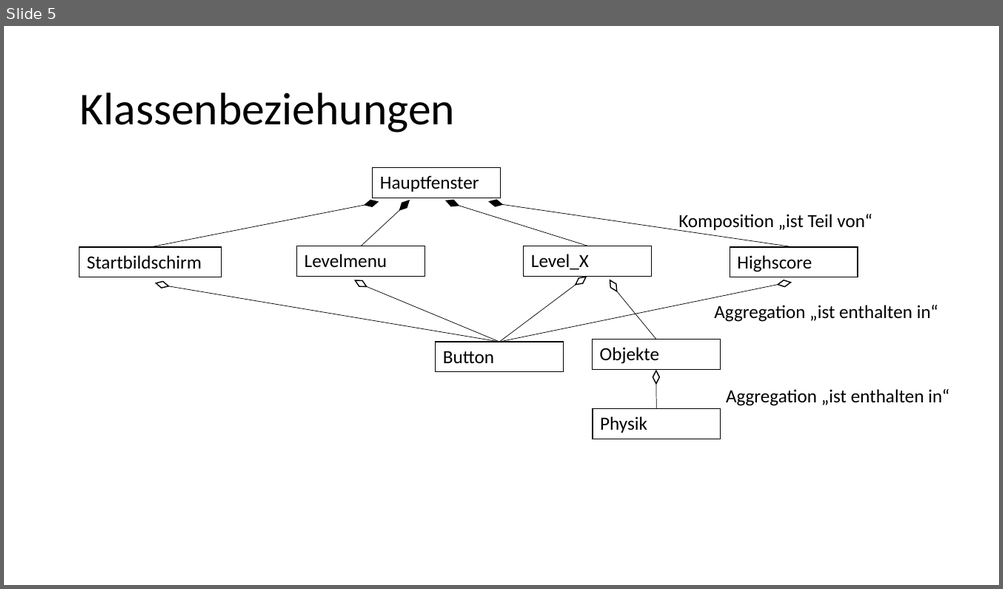
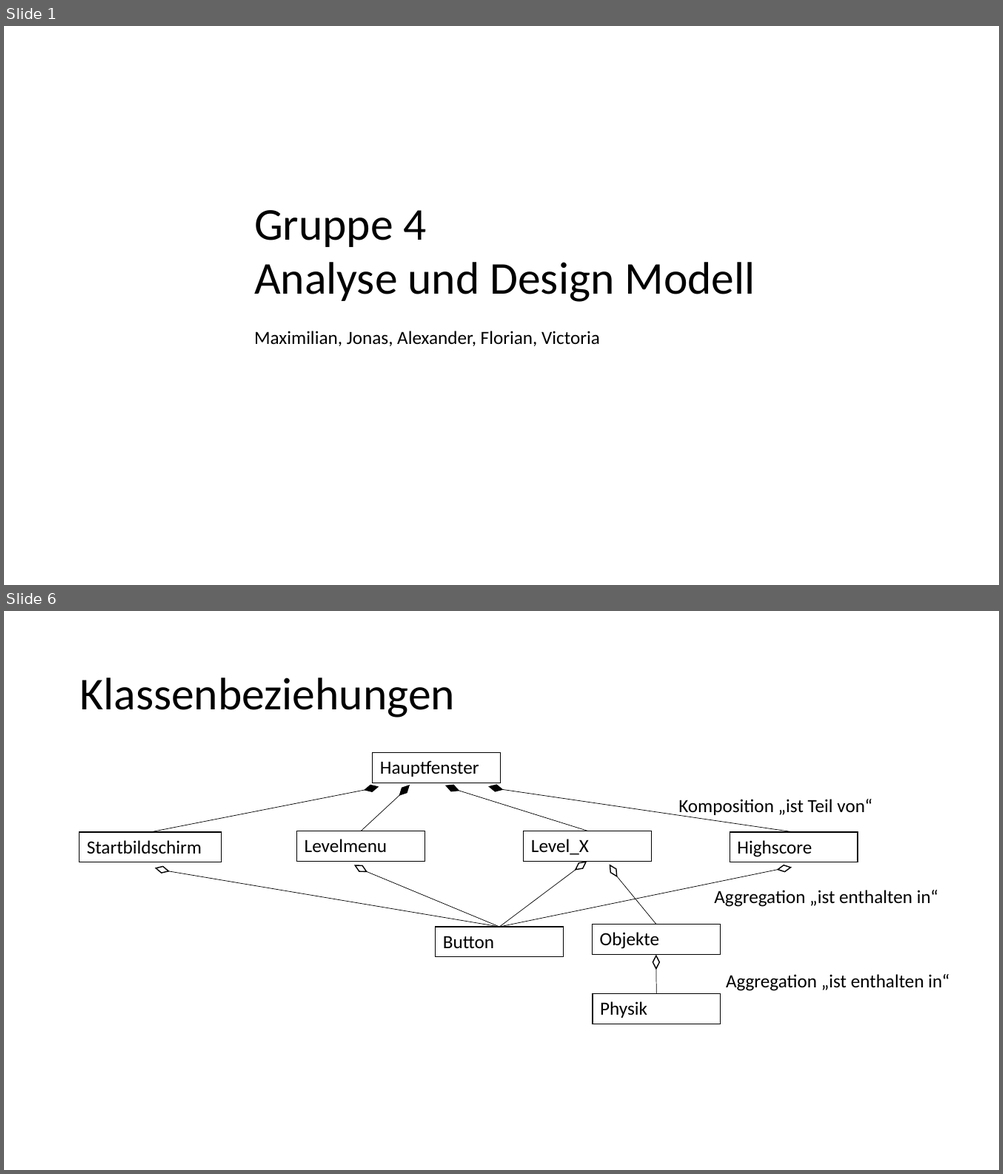
Before and after one commit to jonnyyx/Hole-in-One, a slide deck: BallFall.pptx. Shown one above the other, each under a label of ours: slide 5 before the commit, slides 1 and 6 after it; the slides between them are not shown. The pictures are 1003x589 and 1003x1174 pixels, drawn with LibreOffice and Linux fonts; fonts in the diff are those of the drawing. Boxes give left, top, right and bottom in pixels: in the first picture for what was removed or moved away, otherwise in the second. Text is boxed around its words. In the diff, an @@ line names an element or a change of style, - is before the commit and + after.

```diff
--- a/BallFall.pptx
+++ b/BallFall.pptx
@@ slide 1 added at [4, 26, 999, 585], background #FFFFFF @@
@@ text added at [254, 210, 754, 346], 18 pt, text #000000 @@
+Gruppe 4
+Analyse und Design Modell
+Maximilian, Jonas, Alexander, Florian, Victoria
@@ what was slide 5 is now slide 6 @@
```
Also in this commit, not shown: 4 slides changed.
